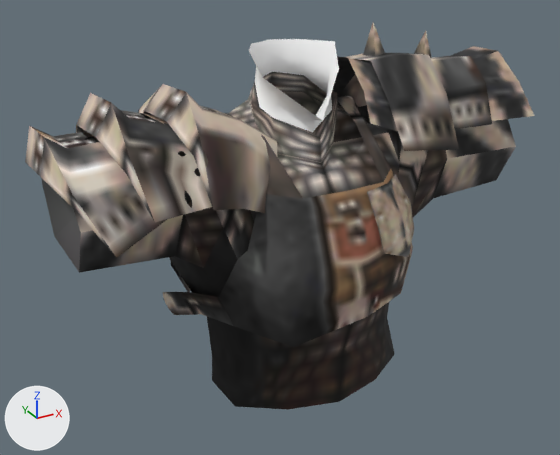
One commit to the glTF model public/models/armor/m_body155.glb: the scene before it, then after it.
The view is the same before and after, from a 50 mm lens placed at (-56.4, -96.4, 74.9), pointed at (-1.3, 3.8, 24.7). Every picture has the same lights, and +X, +Y and +Z are marked at lower left. The older version comes first. Vertices at exactly the same position are counted once.
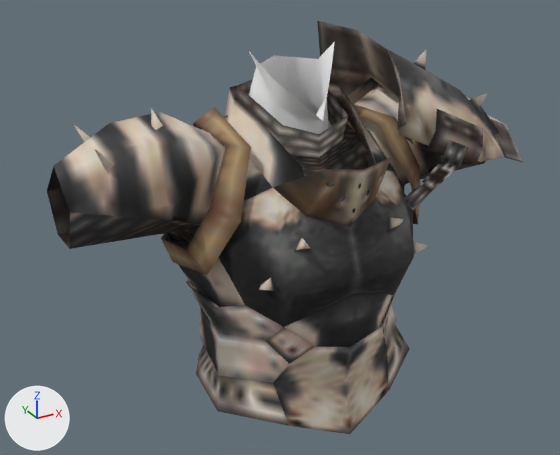
Location of each change, (x1, y1, x2, y2) in pixels of the pictures (560 x 455 px):
'Mesh_0', reshaped, rescaled (6% narrower, 6% taller): before (25, 22, 534, 410); after (47, 21, 523, 434)
part 1 of me_mesh_0, rebuilt: before (42, 39, 516, 410); after (47, 79, 499, 249)
part 2 of me_mesh_0, rebuilt: before (163, 95, 413, 347); after (186, 83, 414, 434)
part 3 of me_mesh_0, rebuilt: before (337, 53, 459, 151); after (317, 21, 483, 166)
part 4 of me_mesh_0, rebuilt: before (451, 46, 534, 121); after (337, 50, 523, 162)
part 5 of me_mesh_0, rebuilt: before (398, 142, 428, 207); after (404, 140, 468, 210)
part 6 of me_mesh_0, deleted: before (216, 209, 254, 259)
part 7 of me_mesh_0, deleted: before (361, 22, 385, 63)
part 8 of me_mesh_0, cut back: before (25, 31, 492, 258); after (72, 41, 489, 347)

The change, as a list of edits to the scene's bpy script:
```text
Change me_mesh_0:
    used by ob_mesh_0; location = (0.0, 0.0, 0.0); scale = (39.7, 20.1, 55.7)
    remove me_mesh_0.from_pydata(...)  # 351 vertices, 478 faces; spans x -0.98..1.0, y -1.0..0.93, z 0.02..1.0
    add me_mesh_0.from_pydata(...)  # 390 vertices, 498 faces; spans x -0.88..1.0, y -0.62..1.0, z -0.05..1.0
    me_mesh_0 part 1: the loose piece of 126 vertices spanning x -0.92..0.92, y -0.82..0.79, z 0.02..0.96 is rebuilt with 69 vertices and now spans x -0.88..0.88, y -0.53..0.54, z 0.4..0.86, in mat_material_0
    me_mesh_0 part 2: the loose piece of 82 vertices spanning x -0.53..0.53, y -1.0..0.92, z 0.23..0.8 is rebuilt with 109 vertices and now spans x -0.46..0.46, y -0.62..0.63, z -0.05..0.84
    me_mesh_0 part 3: the loose piece of 18 vertices spanning x 0.27..0.59, y -0.57..0.93, z 0.63..0.92 is rebuilt with 26 vertices and now spans x 0.21..0.69, y -0.45..0.76, z 0.63..1.0
    me_mesh_0 part 4: the loose piece of 12 vertices spanning x 0.71..1.0, y -0.43..0.73, z 0.66..0.89 is rebuilt with 28 vertices and now spans x 0.29..1.0, y -0.39..0.74, z 0.58..0.91
    me_mesh_0 part 5: the loose piece of 4 vertices spanning x 0.3..0.48, y -0.44..-0.35, z 0.47..0.78 is rebuilt with 8 vertices and now spans x 0.3..0.57, y -0.43..-0.32, z 0.52..0.73
    me_mesh_0 part 6: the loose piece of 4 vertices spanning x -0.48..-0.3, y -0.44..-0.28, z 0.47..0.73 is deleted
    me_mesh_0 part 7: the loose piece of 4 vertices spanning x 0.36..0.48, y 0.07..0.33, z 0.86..1.0 is deleted
    me_mesh_0 part 8
    97 vertices are removed from x -0.98..0.83, y -0.9..0.88, z 0.47..0.96
    107 faces are deleted
    150 vertices are added at x -0.78..0.85, y -0.61..1.0, z 0.22..0.97
    134 new faces join them, mat_material_0
    32 new faces join them, mat_material_1 (white #ffffff)
    other edits to the shape of me_mesh_0 do not show in these pictures
Change ob_mesh_0:
    ob_mesh_0.scale: (39.7, 20.1, 55.7) -> (40.8, 26.9, 55.5)
```
